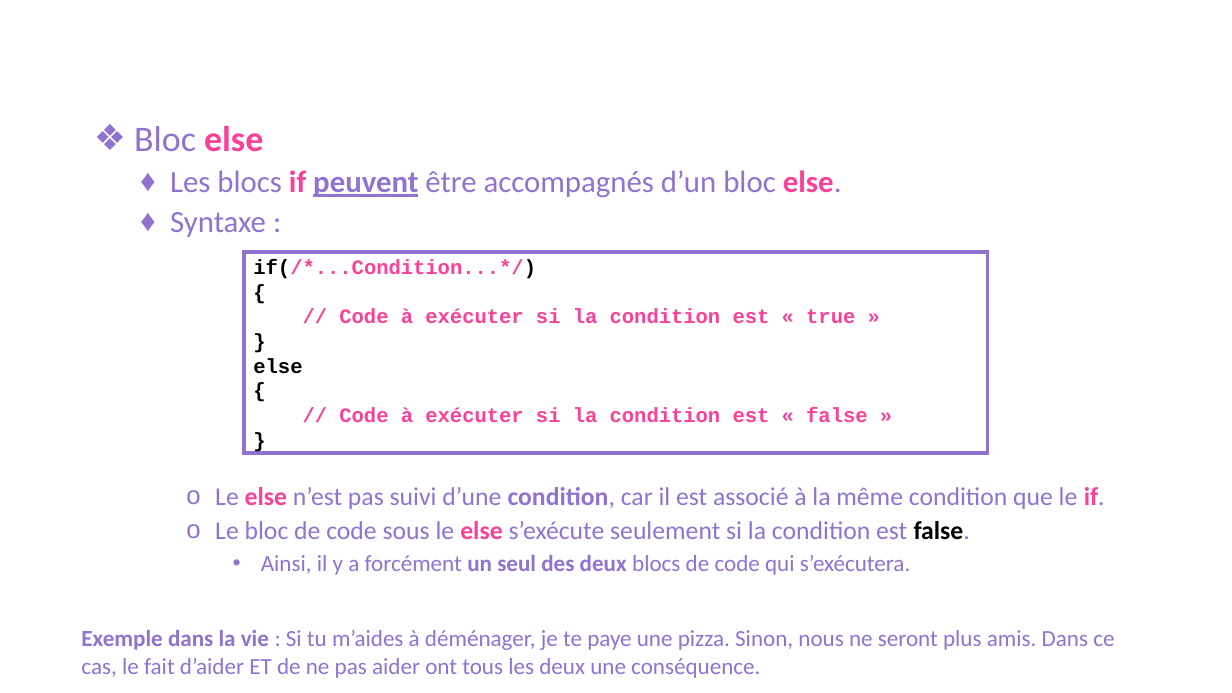
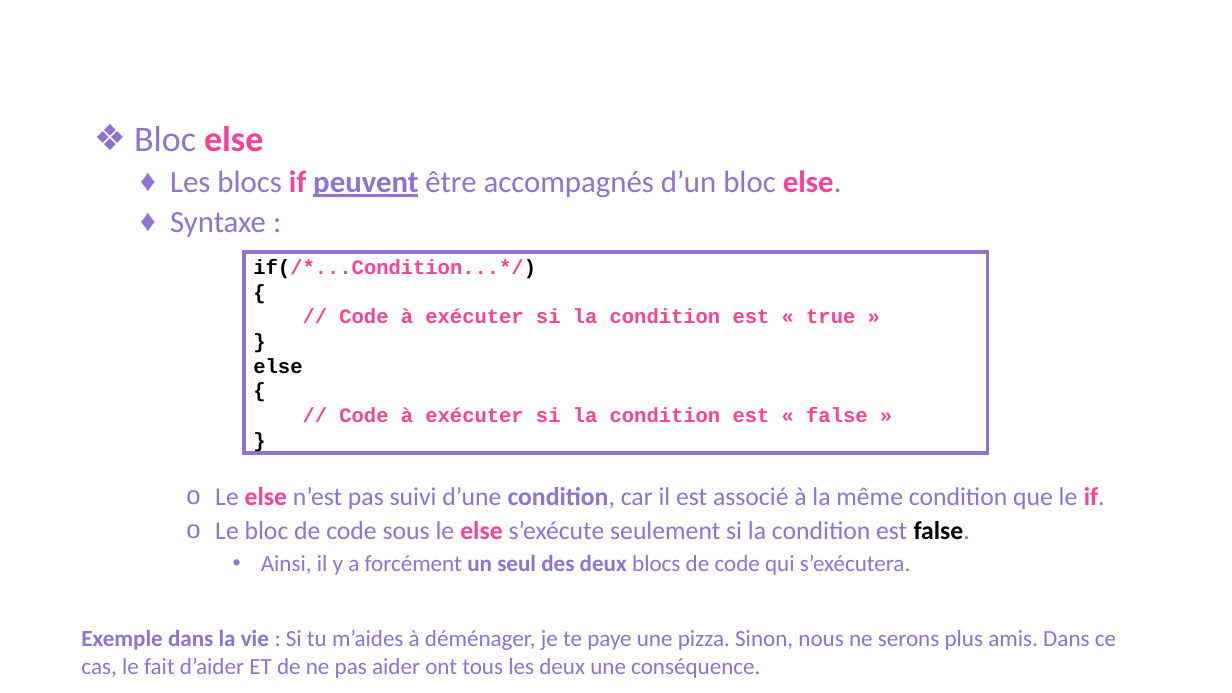
Before and after one commit to mathieudupont/A22-905, a slide deck: slide 22 of semaine_04/420905_semaine4.pptx. Drawn at 1232x693 pixels with LibreOffice and Linux fonts; fonts in the diff are those of the drawing; background and template pictures are left out. Boxes give left, top, right and bottom in pixels: in the first picture for what was removed or moved away, otherwise in the second. Text is boxed around its words. In the diff, an @@ line names an element or a change of style, - is before the commit and + after.

```diff
--- a/semaine_04/420905_semaine4.pptx
+++ b/semaine_04/420905_semaine4.pptx
@@ text at [81, 630, 1116, 678]: text changed @@
-Exemple dans la vie : Si tu m’aides à déménager, je te paye une pizza. Sinon, nous ne seront plus amis. Dans ce cas, le fait d’aider ET de ne pas aider ont tous les deux une conséquence.
+Exemple dans la vie : Si tu m’aides à déménager, je te paye une pizza. Sinon, nous ne serons plus amis. Dans ce cas, le fait d’aider ET de ne pas aider ont tous les deux une conséquence.
```
Also in this commit, not shown: 1 other slide changed, 1 other file.
